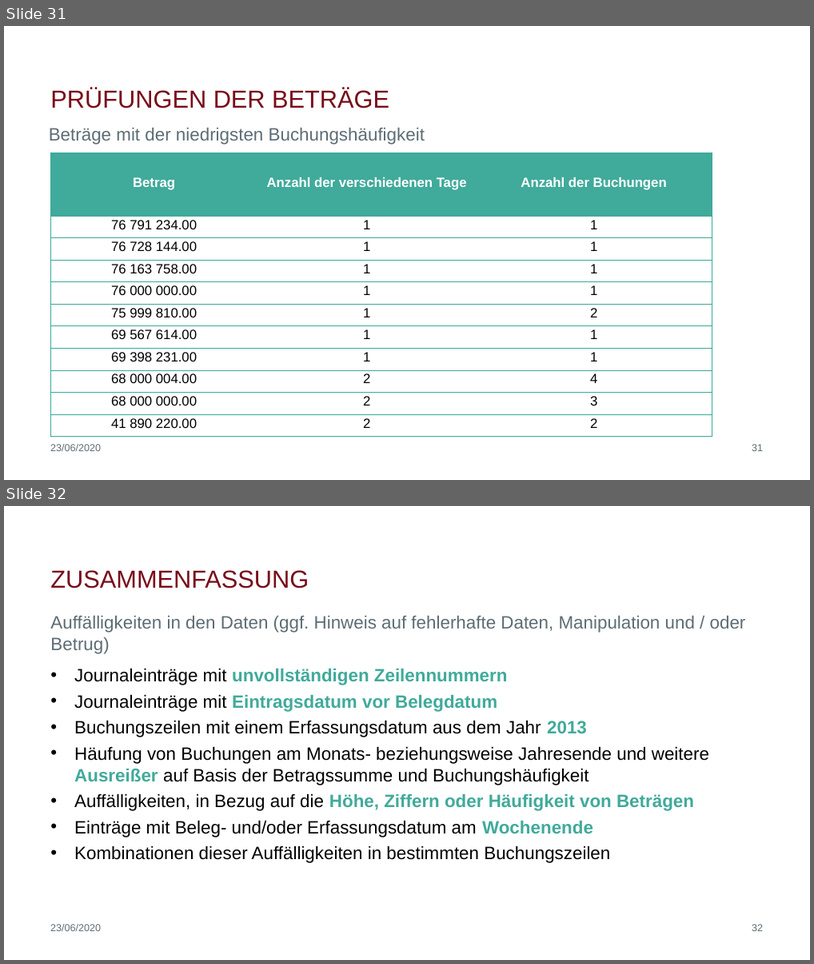
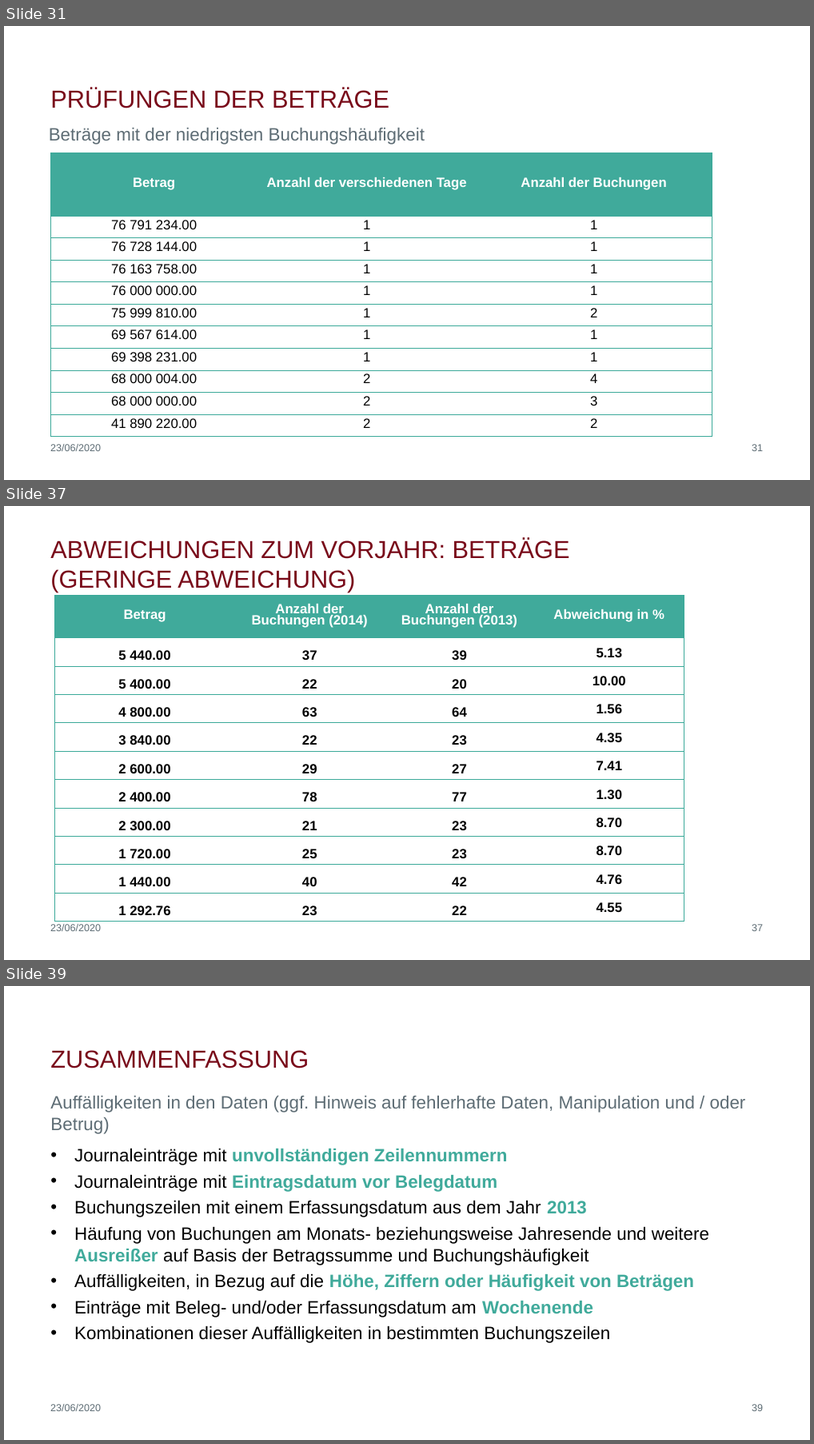
Before and after one commit to biegt/auditing_case_study, a slide deck: 04_output/Präsentation_Case_Study_1_Bieg_Krug.pptx. Shown one above the other, each under a label of ours: slides 31 and 32 before the commit, slides 31, 37 and 39 after it; the slides between them are not shown. The pictures are 814x964 and 814x1444 pixels, drawn with LibreOffice and Linux fonts; fonts in the diff are those of the drawing; background and template pictures are left out. Boxes give left, top, right and bottom in pixels: in the first picture for what was removed or moved away, otherwise in the second. Text is boxed around its words. In the diff, an @@ line names an element or a change of style, - is before the commit and + after.

```diff
--- a/04_output/Präsentation_Case_Study_1_Bieg_Krug.pptx
+++ b/04_output/Präsentation_Case_Study_1_Bieg_Krug.pptx
@@ slide 37 added at (x1=4, y1=506, x2=810, y2=960), background #FFFFFF @@
@@ title added at (x1=50, y1=539, x2=570, y2=592), 29.3 pt, text #790B1A @@
+ABWEICHUNGEN ZUM VORJAHR: BETRÄGE (GERINGE ABWEICHUNG)
@@ table added at (x1=55, y1=596, x2=685, y2=921), 11 rows, 4 columns @@
+Betrag | Anzahl der Buchungen (2014) | Anzahl der Buchungen (2013) | Abweichung in %
+5 440.00 | 37 | 39 | 5.13
+5 400.00 | 22 | 20 | 10.00
+4 800.00 | 63 | 64 | 1.56
+3 840.00 | 22 | 23 | 4.35
+2 600.00 | 29 | 27 | 7.41
+2 400.00 | 78 | 77 | 1.30
+2 300.00 | 21 | 23 | 8.70
+1 720.00 | 25 | 23 | 8.70
+1 440.00 | 40 | 42 | 4.76
+1 292.76 | 23 | 22 | 4.55
@@ text added at (x1=50, y1=924, x2=101, y2=931), 12 pt, text #5D6C74 @@
+23/06/2020
@@ page number added at (x1=752, y1=924, x2=763, y2=931), 12 pt, text #5D6C74 @@
+37
@@ what was slide 32 is now slide 39 @@
@@ page number at (x1=752, y1=1404, x2=763, y2=1411): text changed @@
-32
+39
```
Also in this commit, not shown: 6 other slides added.
